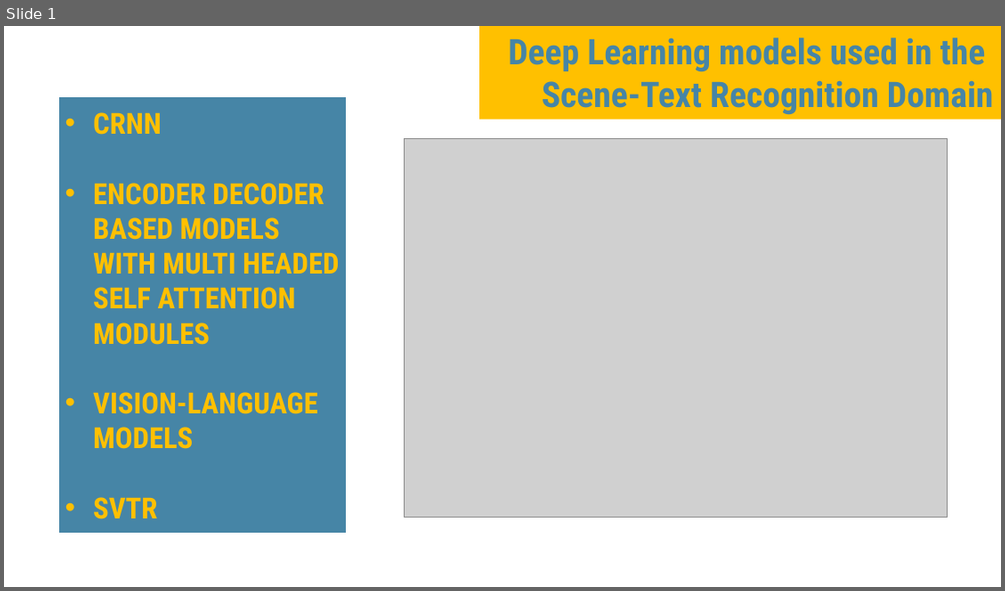
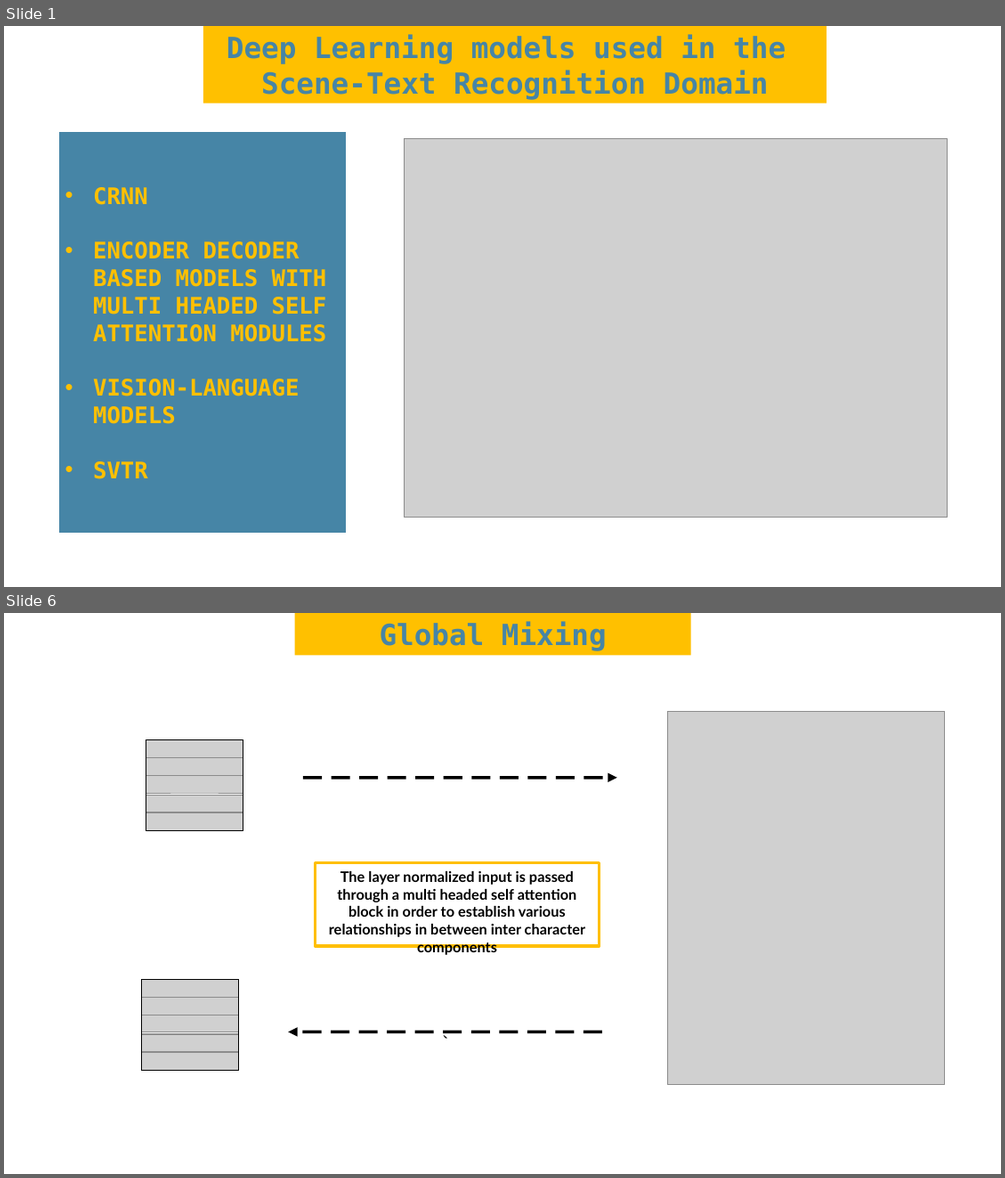
Before and after one commit to raghibnsl/NSL_Training, a slide deck: svtr_ppt/draft_.pptx. Shown one above the other, each under a label of ours: slide 1 before the commit, slides 1 and 6 after it; the slides between them are not shown. The pictures are 1005x591 and 1005x1178 pixels, drawn with LibreOffice and Linux fonts; fonts in the diff are those of the drawing; grey boxes stand for pictures. Boxes give left, top, right and bottom in pixels: in the first picture for what was removed or moved away, otherwise in the second. Text is boxed around its words. In the diff, an @@ line names an element or a change of style, - is before the commit and + after.

```diff
--- a/svtr_ppt/draft_.pptx
+++ b/svtr_ppt/draft_.pptx
@@ slide 6 added at (x1=4, y1=613, x2=1001, y2=1174), background #FFFFFF @@
@@ rectangle added at (x1=295, y1=613, x2=691, y2=656), fill #FFC000, 28 pt, text #4685A6, bold @@
+Global Mixing
@@ picture added at (x1=668, y1=711, x2=945, y2=1084) @@
@@ picture added at (x1=146, y1=740, x2=243, y2=757) @@
@@ rectangle added at (x1=146, y1=740, x2=243, y2=831), outline #000000 0.99 pt @@
@@ picture added at (x1=146, y1=758, x2=243, y2=775) @@
@@ picture added at (x1=146, y1=775, x2=243, y2=793) @@
@@ picture added at (x1=146, y1=795, x2=243, y2=811) @@
@@ arrow added from (303, 778) to (617, 778), #000000 3 pt @@
@@ picture added at (x1=146, y1=813, x2=243, y2=831) @@
@@ rectangle added at (x1=316, y1=863, x2=599, y2=946), outline #FFBF00 3 pt, 14 pt, text #000000, bold @@
+The layer normalized input is passed
+through a multi headed self attention block in order to establish various relationships in between inter character components
@@ picture added at (x1=141, y1=980, x2=238, y2=997) @@
@@ rectangle added at (x1=141, y1=980, x2=238, y2=1070), outline #000000 0.99 pt @@
@@ picture added at (x1=142, y1=980, x2=239, y2=997) @@
@@ rectangle added at (x1=142, y1=980, x2=239, y2=1070), outline #000000 0.99 pt @@
@@ picture added at (x1=141, y1=997, x2=238, y2=1014) @@
@@ picture added at (x1=142, y1=997, x2=239, y2=1014) @@
@@ picture added at (x1=141, y1=1014, x2=238, y2=1032) @@
@@ picture added at (x1=141, y1=1034, x2=238, y2=1051) @@
@@ picture added at (x1=142, y1=1014, x2=239, y2=1032) @@
@@ picture added at (x1=142, y1=1034, x2=239, y2=1051) @@
@@ line added at (x1=288, y1=1032, x2=602, y2=1032), outline #000000 3 pt, 18 pt, text #000000 @@
+`
@@ picture added at (x1=141, y1=1053, x2=238, y2=1070) @@
@@ picture added at (x1=142, y1=1053, x2=239, y2=1070) @@
@@ slide 1 changed as well @@
@@ rectangle "Deep Learning models used in ..." resized from (x1=479, y1=26, x2=1001, y2=119) to (x1=203, y1=26, x2=826, y2=103) @@
@@ rectangle "Deep Learning models used in ..." at (x1=203, y1=26, x2=826, y2=103): size 34 to 28 pt, font Roboto Condensed to DejaVu Sans Mono; alignment right to centre @@
@@ rectangle "CRNN" resized from (x1=57, y1=95, x2=348, y2=534) to (x1=57, y1=131, x2=348, y2=534) @@
@@ rectangle "CRNN" at (x1=57, y1=131, x2=348, y2=534): size 28 to 22 pt, font Roboto Condensed to DejaVu Sans Mono; indent changed; outline #FFFFFF 3.25 pt to #FFFFFF 3.26 pt @@
```
Also in this commit, not shown: 1 other slide changed, 5 other slides added, 1 slide removed, 11 other files.
